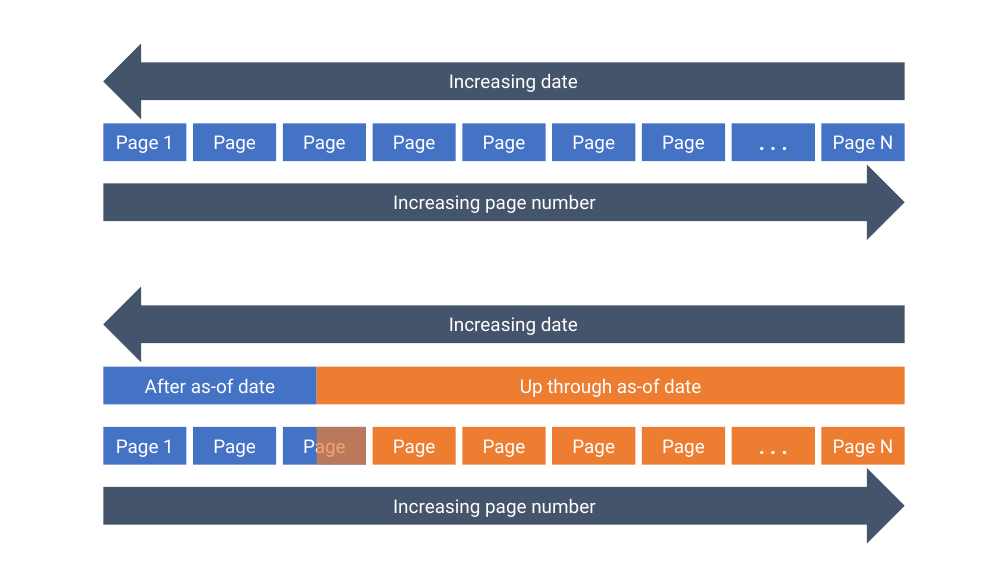
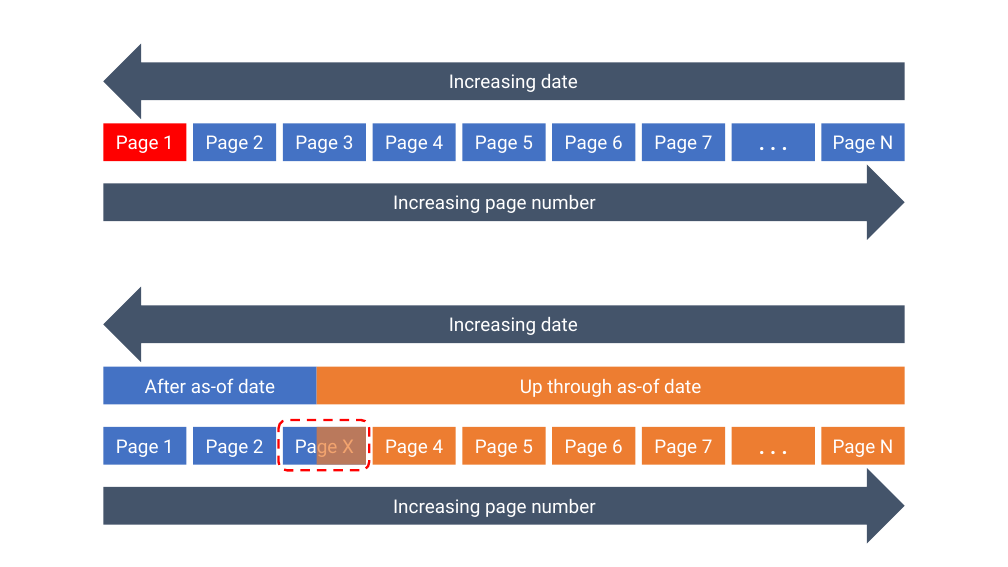
Before and after one commit to microsoft/ghcrawler-datalake-etl, a slide deck: slide 2 of verification/misc/diagrams.pptx. Drawn at 1008x567 pixels with LibreOffice and Linux fonts; fonts in the diff are those of the drawing. Boxes give left, top, right and bottom in pixels: in the first picture for what was removed or moved away, otherwise in the second. Text is boxed around its words. In the diff, an @@ line names an element or a change of style, - is before the commit and + after.

```diff
--- a/verification/misc/diagrams.pptx
+++ b/verification/misc/diagrams.pptx
@@ rectangle "Page 1" at <box>104,123,187,161</box>: fill #4472C4 to #FF0000 @@
@@ text in rectangle at <box>206,135,264,153</box>: text changed @@
-Page
+Page 2
@@ text in rectangle at <box>295,135,354,153</box>: text changed @@
-Page
+Page 3
@@ text in rectangle at <box>385,135,444,153</box>: text changed @@
-Page
+Page 4
@@ text in rectangle at <box>475,135,533,153</box>: text changed @@
-Page
+Page 5
@@ text in rectangle at <box>565,135,623,153</box>: text changed @@
-Page
+Page 6
@@ text in rectangle at <box>654,135,713,153</box>: text changed @@
-Page
+Page 7
@@ text in rectangle at <box>206,439,264,457</box>: text changed @@
-Page
+Page 2
@@ rounded rectangle added at <box>278,420,369,471</box>, outline #FF0000 2.25 pt dashed @@
@@ text in rectangle at <box>295,436,354,459</box>: text changed @@
-Page
+Page X
@@ text in rectangle at <box>385,439,444,457</box>: text changed @@
-Page
+Page 4
@@ text in rectangle at <box>475,439,533,457</box>: text changed @@
-Page
+Page 5
@@ text in rectangle at <box>565,439,623,457</box>: text changed @@
-Page
+Page 6
@@ text in rectangle at <box>654,439,713,457</box>: text changed @@
-Page
+Page 7
```
Also in this commit, not shown: 4 other files.
